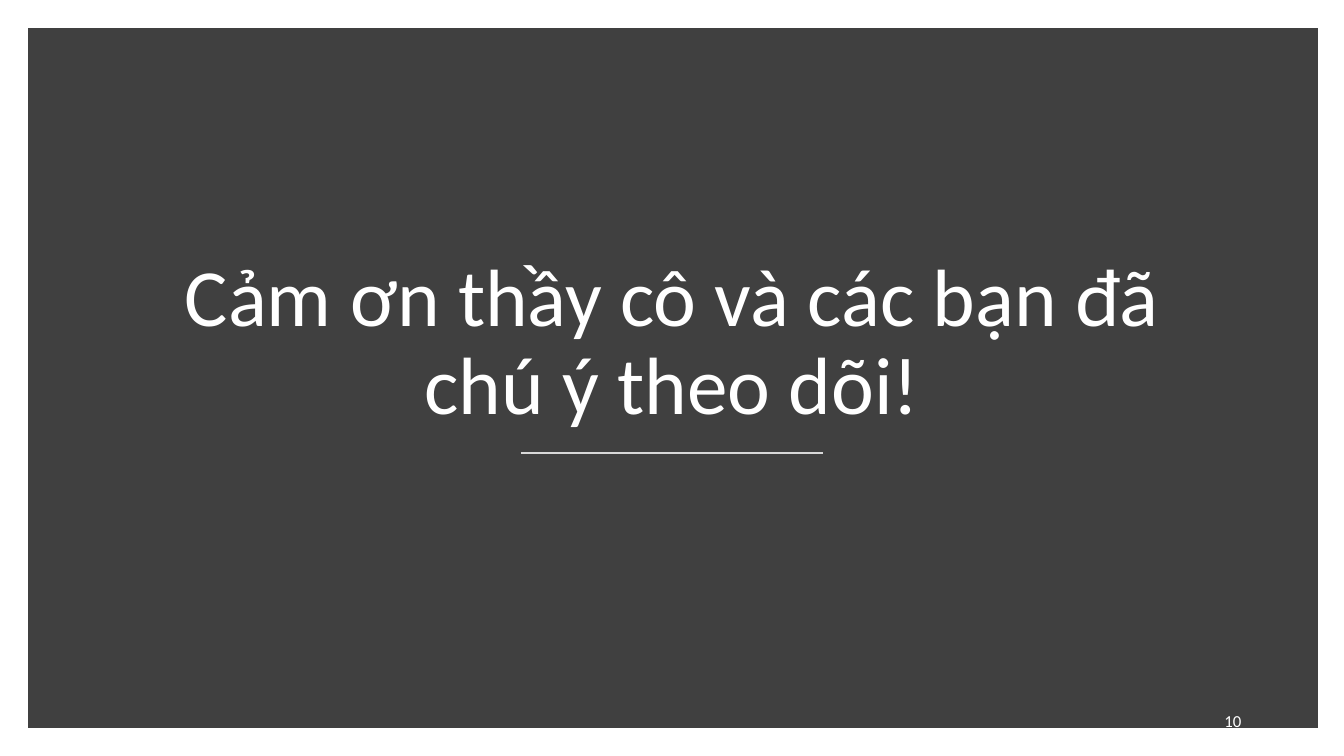
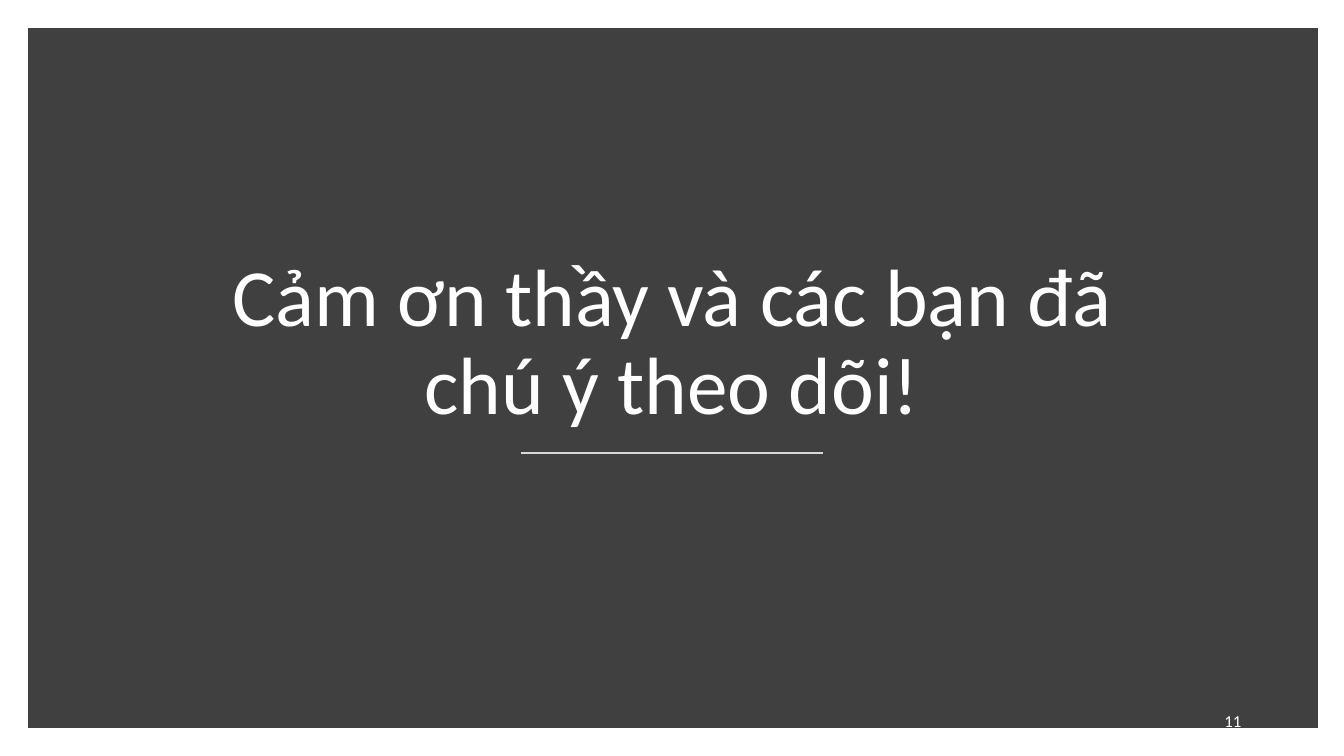
Before and after one commit to vietph34/DS_Final_project, a slide deck: slide 11 of doc/report.pptx (slide 10 before the commit). Drawn at 1344x756 pixels with LibreOffice and Linux fonts; fonts in the diff are those of the drawing. Boxes give left, top, right and bottom in pixels: in the first picture for what was removed or moved away, otherwise in the second. Text is boxed around its words. In the diff, an @@ line names an element or a change of style, - is before the commit and + after.

```diff
--- a/doc/report.pptx
+++ b/doc/report.pptx
@@ title at [232, 265, 1112, 427]: text changed @@
-Cảm ơn thầy cô và các bạn đã chú ý theo dõi!
+Cảm ơn thầy và các bạn đã chú ý theo dõi!
@@ page number at [1224, 716, 1241, 732]: text changed @@
-10
+11
```
Also in this commit, not shown: 7 other slides changed, 2 slides added, 1 slide removed.
